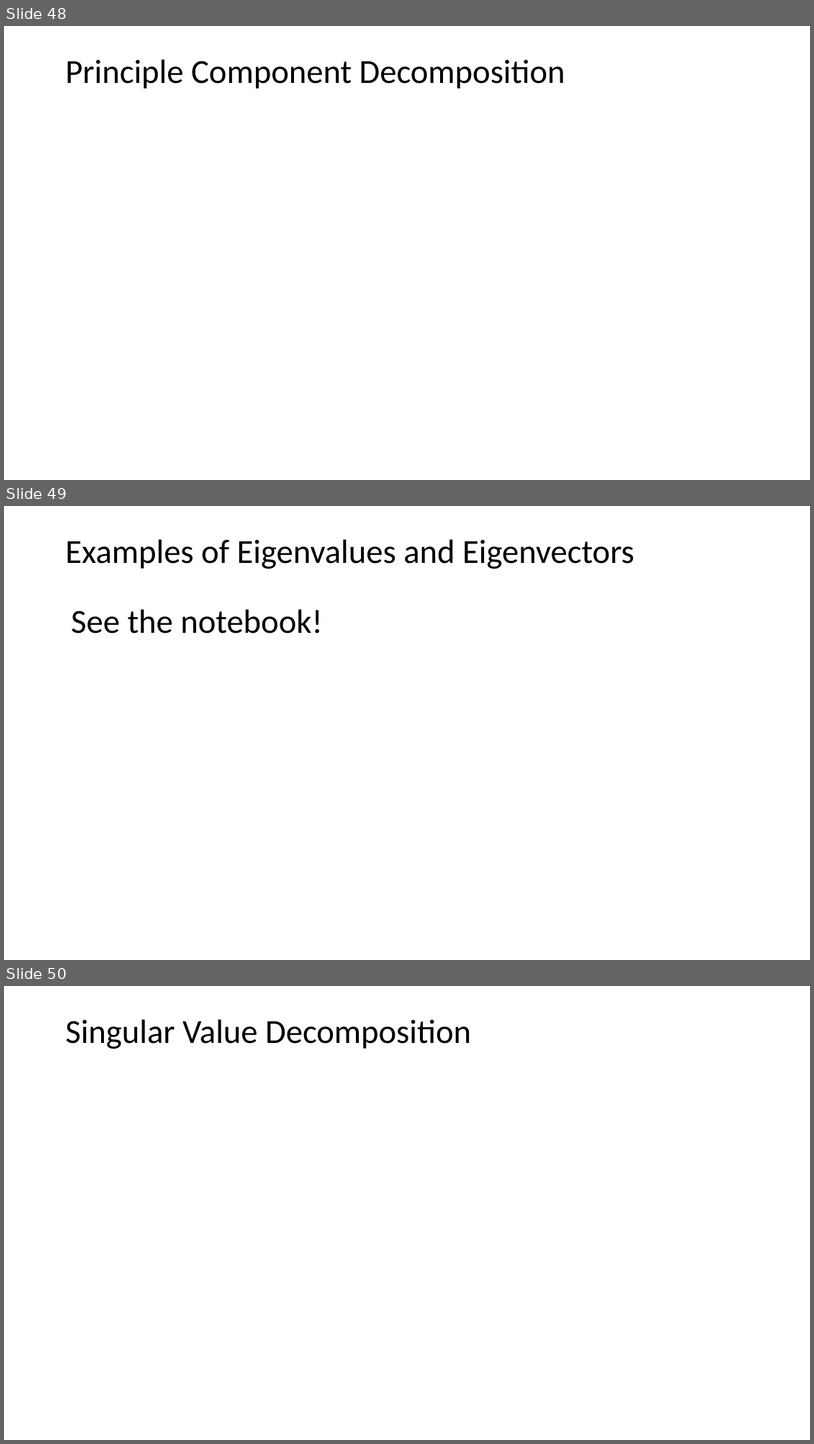
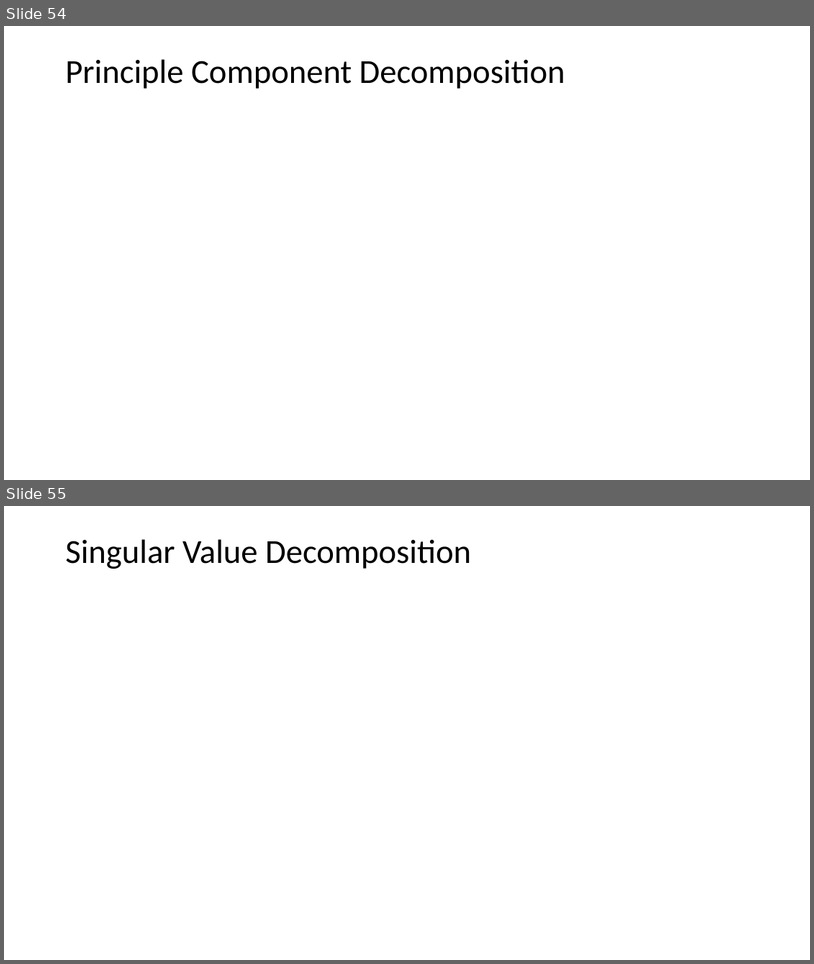
Before and after one commit to StephenElston/CSCI-E25, a slide deck: SuplementaryMaterial/ReviewOfLinearAlgebra.pptx. Shown one above the other, each under a label of ours: slides 48, 49 and 50 before the commit, slides 54 and 55 after it. The pictures are 814x1444 and 814x964 pixels, drawn with LibreOffice and Linux fonts; fonts in the diff are those of the drawing; grey boxes stand for pictures. Boxes give left, top, right and bottom in pixels: in the first picture for what was removed or moved away, otherwise in the second. Text is boxed around its words. In the diff, an @@ line names an element or a change of style, - is before the commit and + after.

```diff
--- a/SuplementaryMaterial/ReviewOfLinearAlgebra.pptx
+++ b/SuplementaryMaterial/ReviewOfLinearAlgebra.pptx
@@ slide 49 removed at (4,506,810,960), background #FFFFFF @@
@@ title removed at (65,539,635,569) @@
-Examples of Eigenvalues and Eigenvectors
@@ text removed at (71,609,322,633) @@
-See the notebook!
@@ what was slide 48 is now slide 54 @@
@@ what was slide 50 is now slide 55 @@
```
Also in this commit, not shown: 5 slides changed, 6 slides added.
